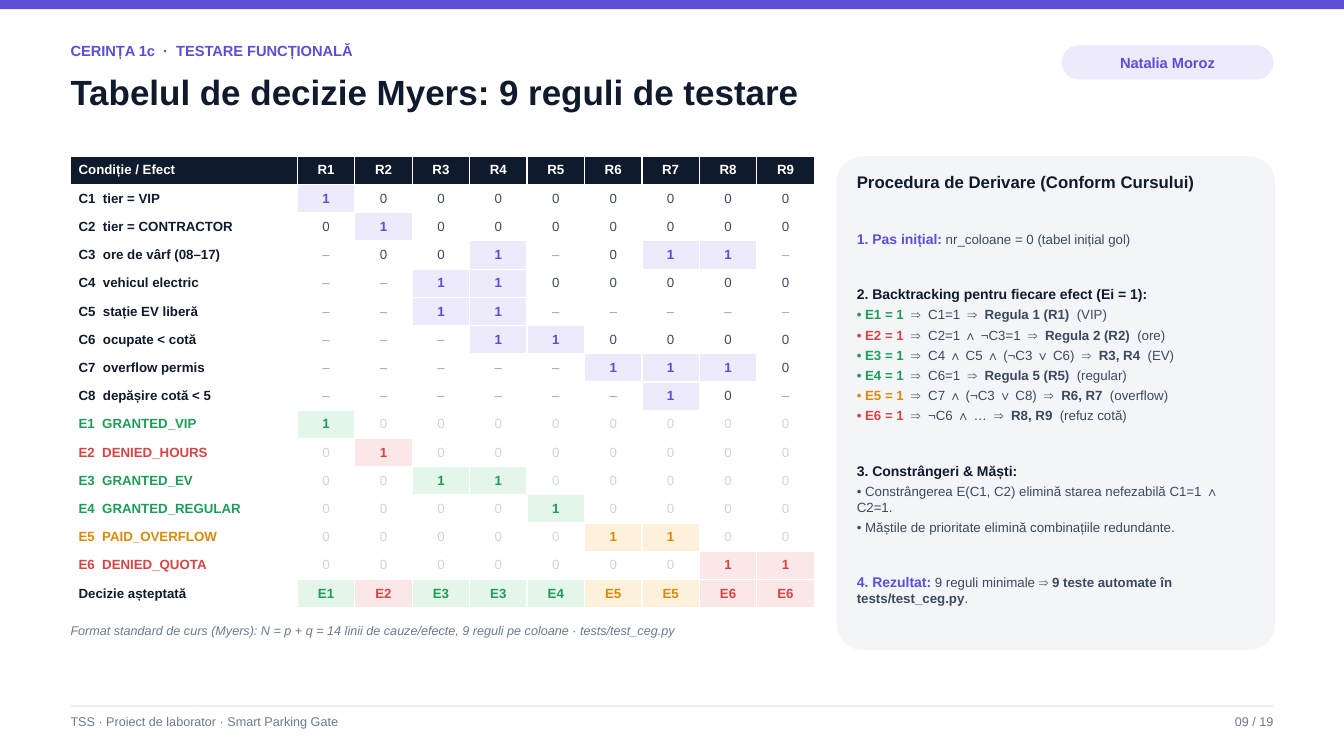
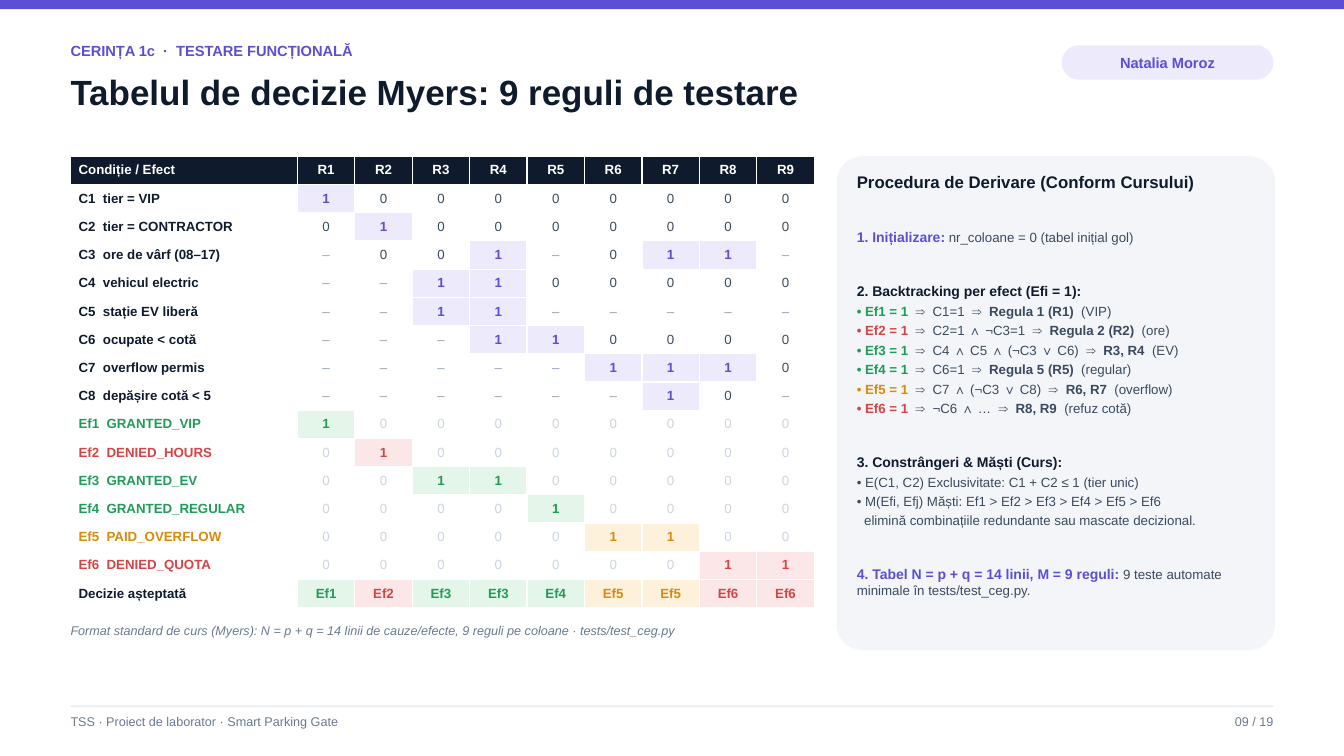
Before and after one commit to victormura/tss, a slide deck: slide 9 of proiect_laborator/docs/Prezentare_Laborator_TSS.pptx. Drawn at 1344x756 pixels with LibreOffice and Linux fonts; fonts in the diff are those of the drawing. Boxes give left, top, right and bottom in pixels: in the first picture for what was removed or moved away, otherwise in the second. Text is boxed around its words. In the diff, an @@ line names an element or a change of style, - is before the commit and + after.

```diff
--- a/proiect_laborator/docs/Prezentare_Laborator_TSS.pptx
+++ b/proiect_laborator/docs/Prezentare_Laborator_TSS.pptx
@@ table at [71, 156, 815, 608] @@
-row 10, column 1: E1 GRANTED_VIP
+row 10, column 1: Ef1 GRANTED_VIP
-row 11, column 1: E2 DENIED_HOURS
+row 11, column 1: Ef2 DENIED_HOURS
-row 12, column 1: E3 GRANTED_EV
+row 12, column 1: Ef3 GRANTED_EV
-row 13, column 1: E4 GRANTED_REGULAR
+row 13, column 1: Ef4 GRANTED_REGULAR
-row 14, column 1: E5 PAID_OVERFLOW
+row 14, column 1: Ef5 PAID_OVERFLOW
-row 15, column 1: E6 DENIED_QUOTA
+row 15, column 1: Ef6 DENIED_QUOTA
-row 16: Decizie așteptată | E1 | E2 | E3 | E3 | E4 | E5 | E5 | E6 | E6
+row 16: Decizie așteptată | Ef1 | Ef2 | Ef3 | Ef3 | Ef4 | Ef5 | Ef5 | Ef6 | Ef6
@@ text at [857, 232, 1222, 598]: text changed @@
-1. Pas inițial: nr_coloane = 0 (tabel inițial gol)
-2. Backtracking pentru fiecare efect (Ei = 1):
-• E1 = 1 ⇒ C1=1 ⇒ Regula 1 (R1) (VIP)
-• E2 = 1 ⇒ C2=1 ∧ ¬C3=1 ⇒ Regula 2 (R2) (ore)
-• E3 = 1 ⇒ C4 ∧ C5 ∧ (¬C3 ∨ C6) ⇒ R3, R4 (EV)
-• E4 = 1 ⇒ C6=1 ⇒ Regula 5 (R5) (regular)
-• E5 = 1 ⇒ C7 ∧ (¬C3 ∨ C8) ⇒ R6, R7 (overflow)
-• E6 = 1 ⇒ ¬C6 ∧ … ⇒ R8, R9 (refuz cotă)
-3. Constrângeri & Măști:
-• Constrângerea E(C1, C2) elimină starea nefezabilă C1=1 ∧ C2=1.
-• Măștile de prioritate elimină combinațiile redundante.
-4. Rezultat: 9 reguli minimale ⇒ 9 teste automate în tests/test_ceg.py.
+1. Inițializare: nr_coloane = 0 (tabel inițial gol)
+2. Backtracking per efect (Efi = 1):
+• Ef1 = 1 ⇒ C1=1 ⇒ Regula 1 (R1) (VIP)
+• Ef2 = 1 ⇒ C2=1 ∧ ¬C3=1 ⇒ Regula 2 (R2) (ore)
+• Ef3 = 1 ⇒ C4 ∧ C5 ∧ (¬C3 ∨ C6) ⇒ R3, R4 (EV)
+• Ef4 = 1 ⇒ C6=1 ⇒ Regula 5 (R5) (regular)
+• Ef5 = 1 ⇒ C7 ∧ (¬C3 ∨ C8) ⇒ R6, R7 (overflow)
+• Ef6 = 1 ⇒ ¬C6 ∧ … ⇒ R8, R9 (refuz cotă)
+3. Constrângeri & Măști (Curs):
+• E(C1, C2) Exclusivitate: C1 + C2 ≤ 1 (tier unic)
+• M(Efi, Efj) Măști: Ef1 > Ef2 > Ef3 > Ef4 > Ef5 > Ef6
+elimină combinațiile redundante sau mascate decizional.
+4. Tabel N = p + q = 14 linii, M = 9 reguli: 9 teste automate minimale în tests/test_ceg.py.
```
Also in this commit, not shown: 12 other slides changed, 2 other files.
